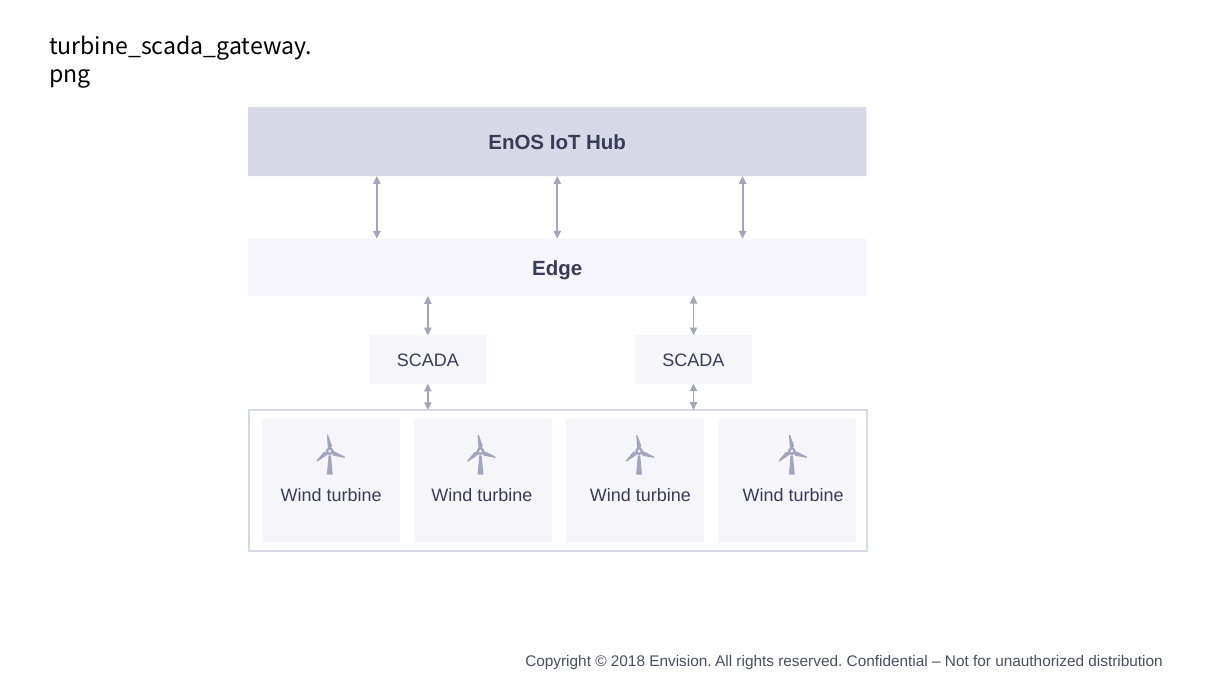
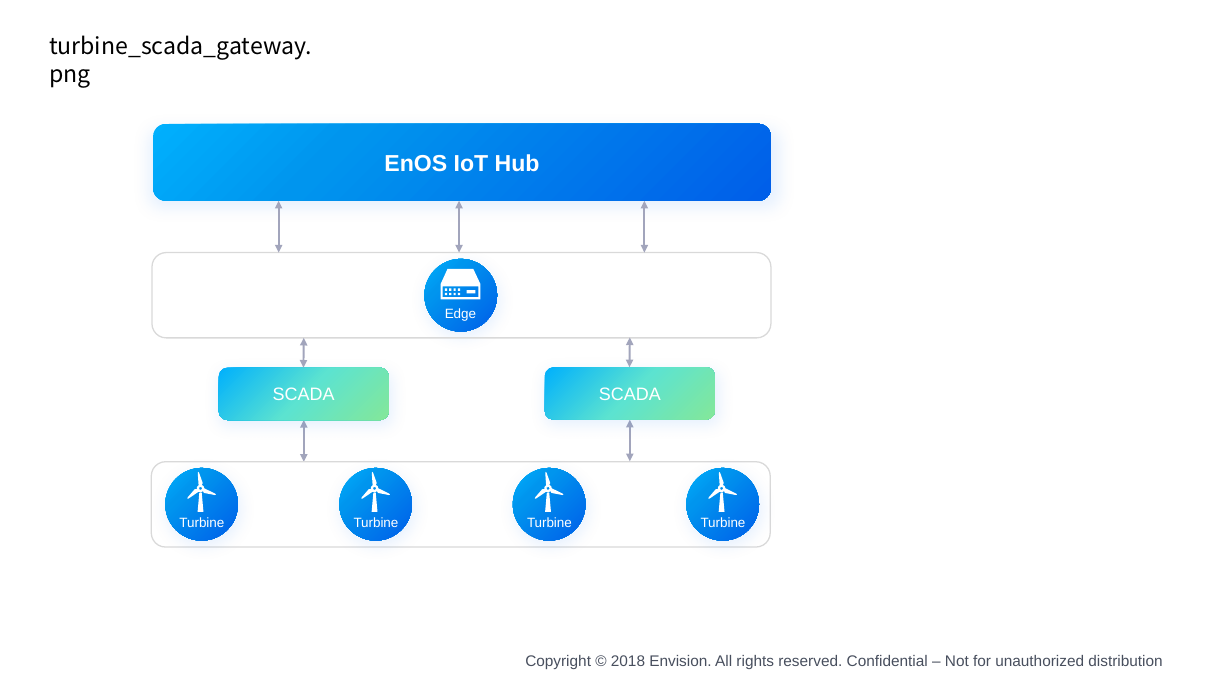
Before and after one commit to kikuchiyo/device_connection_en, a slide deck: slide 5 of media/device_en.pptx (slide 7 before the commit). Drawn at 1232x693 pixels with LibreOffice and Linux fonts; fonts in the diff are those of the drawing; background and template pictures are left out. Boxes give left, top, right and bottom in pixels: in the first picture for what was removed or moved away, otherwise in the second. Text is boxed around its words. In the diff, an @@ line names an element or a change of style, - is before the commit and + after.

```diff
--- a/media/device_en.pptx
+++ b/media/device_en.pptx
@@ rounded rectangle "EnOS IoT Hub": place and size @@
-rounded rectangle "EnOS IoT Hub" at [248,107,866,177]
+rounded rectangle "EnOS IoT Hub" at [153,124,772,201]
@@ rounded rectangle "EnOS IoT Hub" at [153,124,772,201]: size 16 to 18 pt, text colour #393C57 to #FFFFFF; rectangle to rounded rectangle; fill #D8D9E7 to gradient #00B0FD to #0095EE to #005FE9; shadow on @@
@@ double arrow moved from (743, 177) - (743, 238) to (279, 201) - (279, 252) @@
@@ double arrow moved from (377, 177) - (377, 238) to (459, 201) - (459, 252) @@
@@ double arrow moved from (557, 177) - (557, 238) to (644, 201) - (644, 252) @@
@@ text "Edge": place and size @@
-text "Edge" at [248,238,866,296]
+text "Edge" at [445,308,476,321]
@@ text "Edge" at [445,308,476,321]: size 16 to 10.5 pt, text colour #393C57 to #FFFFFF, bold off; fill #F5F5FB to none @@
@@ double arrow moved from (428, 384) - (428, 410) to (304, 338) - (303, 368) @@
@@ double arrow moved from (694, 384) - (694, 410) to (630, 337) - (629, 367) @@
@@ rounded rectangle "SCADA" at [219,368,389,421]: text colour #393C57 to #FFFFFF; rectangle to rounded rectangle; fill #F5F5FA to gradient #00B0FD to #5CE3D0 to #83E79B; shadow on @@
@@ rounded rectangle "SCADA": place and size @@
-rounded rectangle "SCADA" at [370,335,486,384]
+rounded rectangle "SCADA" at [219,368,389,421]
@@ rounded rectangle "SCADA": place and size @@
-rounded rectangle "SCADA" at [636,335,752,384]
+rounded rectangle "SCADA" at [545,367,715,420]
@@ rounded rectangle "SCADA" at [545,367,715,420]: text colour #393C57 to #FFFFFF; rectangle to rounded rectangle; fill #F5F5FA to gradient #00B0FD to #5CE3D0 to #83E79B; shadow on @@
@@ double arrow moved from (428, 296) - (428, 335) to (304, 421) - (304, 462) @@
@@ group removed at [249,410,867,552]: 5 rectangles, 1 freeform shape @@
@@ double arrow moved from (694, 296) - (694, 335) to (630, 420) - (630, 461) @@
@@ freeform shape: place and size @@
-freeform shape at [316,434,346,475]
+freeform shape at [361,471,391,512]
@@ group added at [152,252,772,547]: 5 ellipses, 2 freeform shapes, 2 rounded rectangles @@
@@ freeform shape: place and size @@
-freeform shape at [467,434,496,475]
+freeform shape at [534,471,564,512]
@@ fill #A2A5BC to #FFFFFF in 3 elements at [361,471,391,512], [534,471,564,512], [708,471,738,512] @@
@@ freeform shape: place and size @@
-freeform shape at [778,434,808,475]
+freeform shape at [708,471,738,512]
@@ vertical alignment top to middle in 4 elements at [354,517,399,527], [527,517,572,527], [701,517,746,527], [179,517,224,527] @@
@@ text at [179,517,224,527]: text changed; size 14 to 10.5 pt; text colour #393C57 to #FFFFFF @@
-Wind turbine
+Turbine
@@ text at [354,517,399,527]: text changed; size 14 to 10.5 pt; text colour #393C57 to #FFFFFF @@
-Wind turbine
+Turbine
@@ text at [527,517,572,527]: text changed; size 14 to 10.5 pt; text colour #393C57 to #FFFFFF @@
-Wind turbine
+Turbine
@@ text at [701,517,746,527]: text changed; size 14 to 10.5 pt; text colour #393C57 to #FFFFFF @@
-Wind turbine
+Turbine
```
Also in this commit, not shown: 4 other slides changed, 4 slides added, 3 slides removed, 22 other files.
